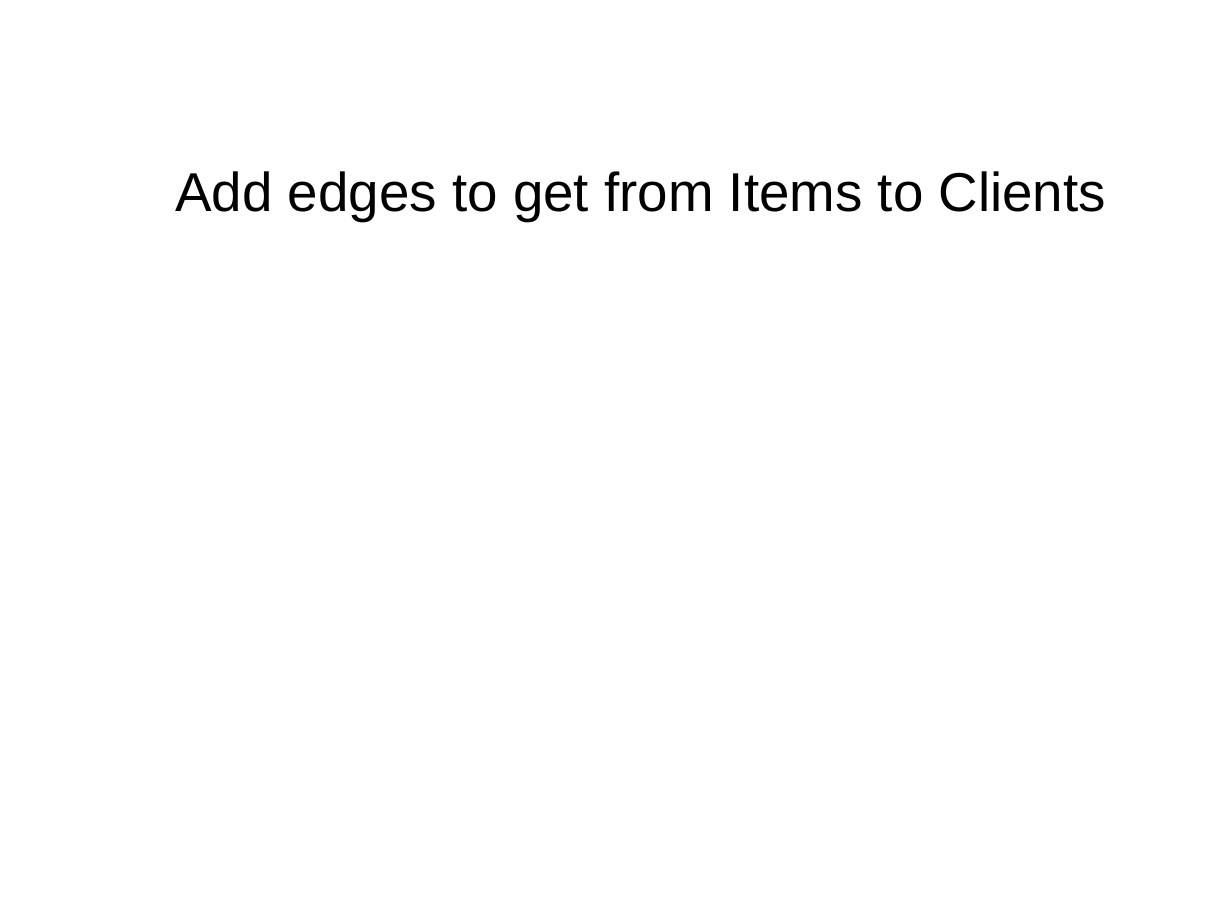
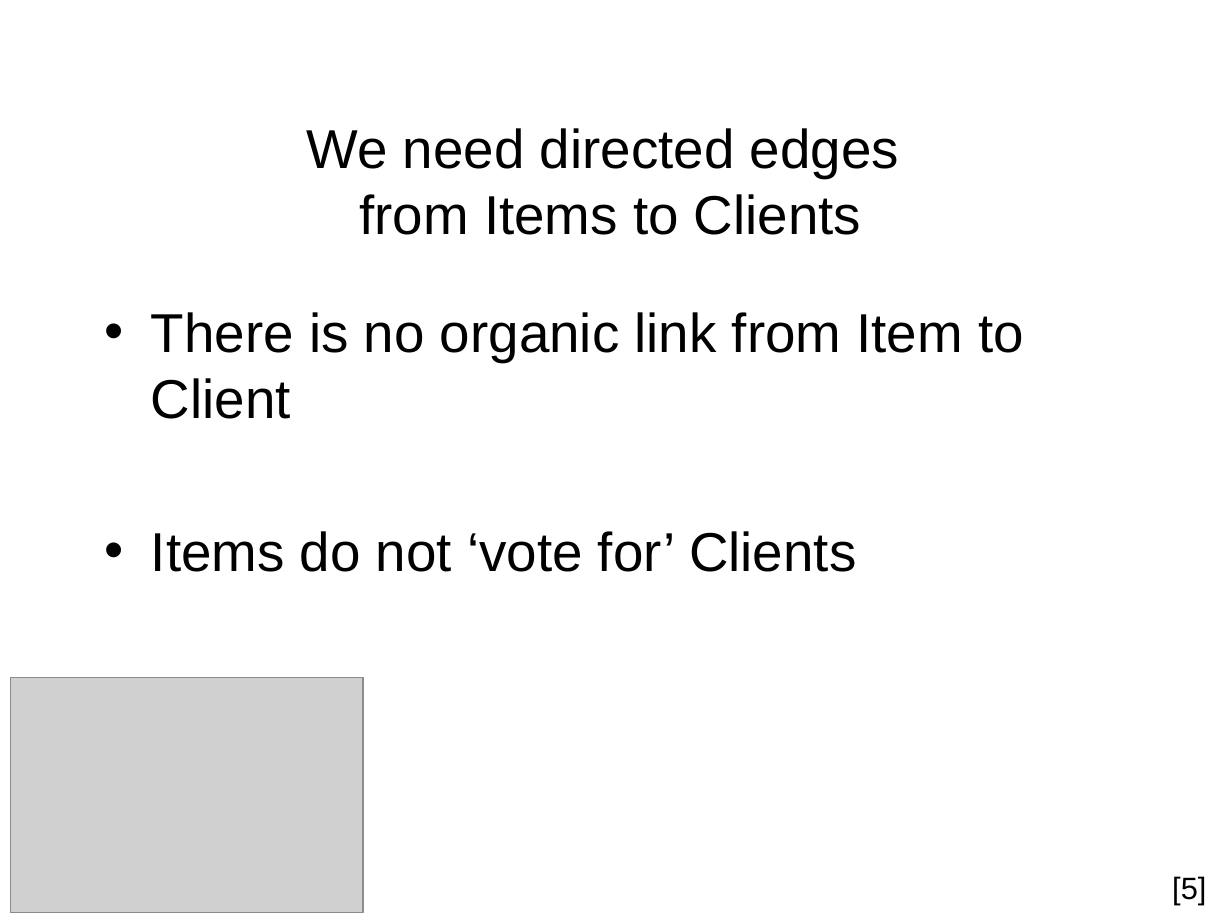
Before and after one commit to nicomp42/CS7081Spring2016Group01FinalProject, a slide deck: slide 9 of Team 01 Final Project.pptx (slide 8 before the commit). Drawn at 1232x924 pixels with LibreOffice and Linux fonts; fonts in the diff are those of the drawing; grey boxes stand for pictures; background and template pictures are left out. Boxes give left, top, right and bottom in pixels: in the first picture for what was removed or moved away, otherwise in the second. Text is boxed around its words. In the diff, an @@ line names an element or a change of style, - is before the commit and + after.

Commit message:
Working on slides more...

```diff
--- a/Team 01 Final Project.pptx
+++ b/Team 01 Final Project.pptx
@@ title at <box>307,128,899,235</box>: text changed @@
-Add edges to get from Items to Clients
+We need directed edges
+from Items to Clients
@@ text added at <box>151,312,1024,572</box>, 32 pt, text #000000 @@
+• There is no organic link from Item to Client
+• Items do not ‘vote for’ Clients
@@ picture added at <box>10,678,362,913</box> @@
@@ text added at <box>1172,876,1206,904</box>, 18 pt, text #000000 @@
+[5]
```
Also in this commit, not shown: 2 other slides changed, 2 slides added, 1 other file.
